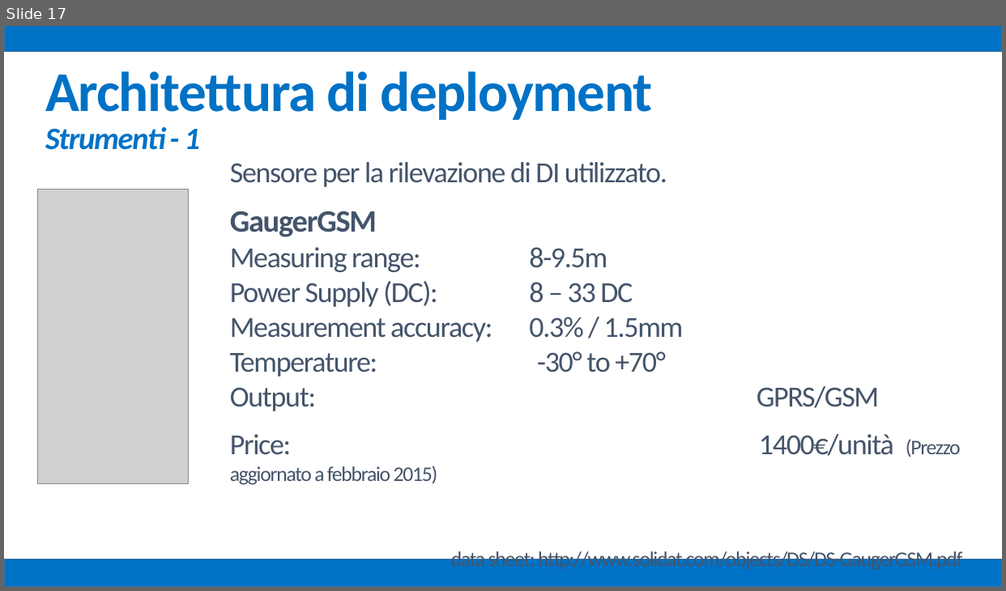
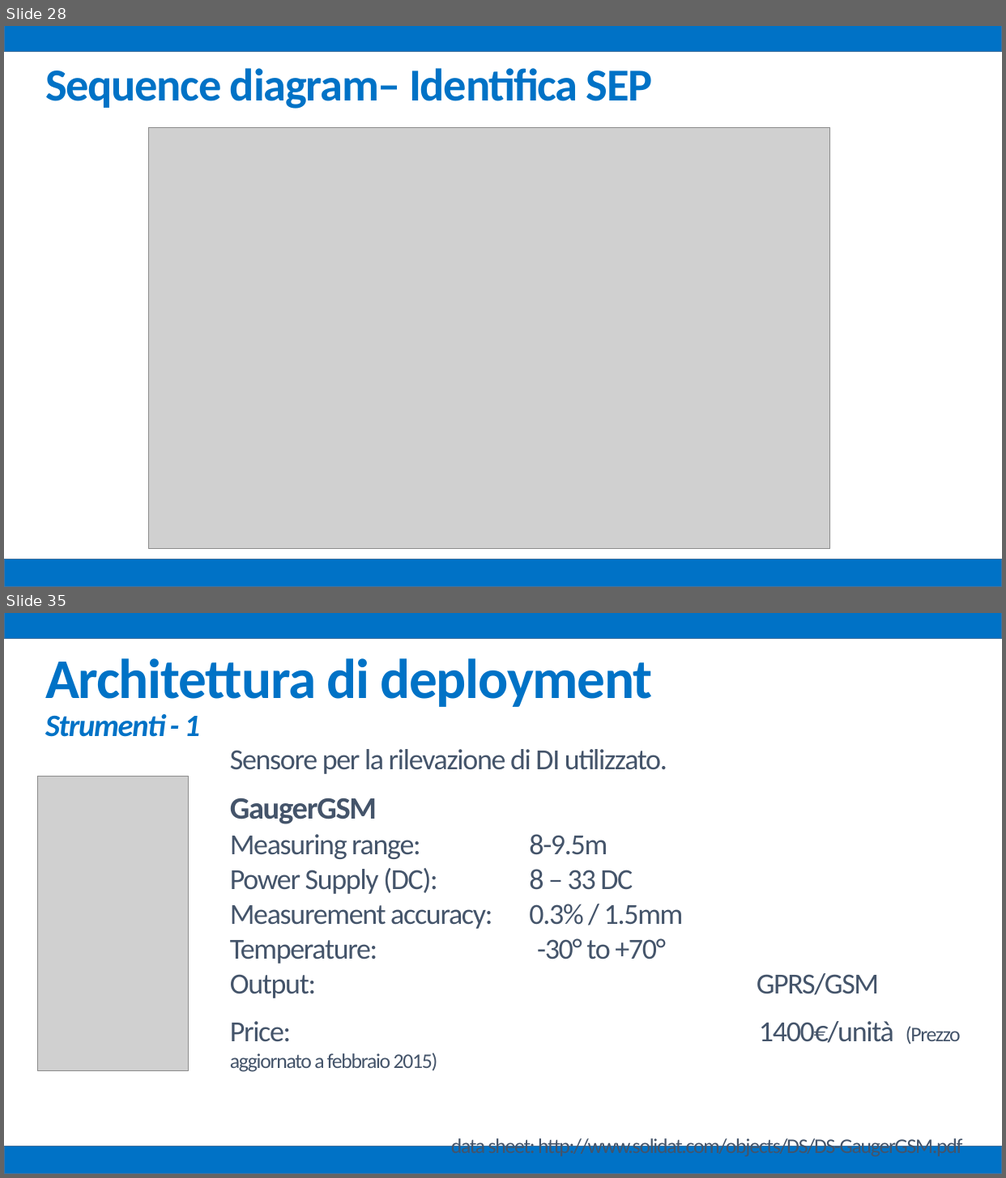
Before and after one commit to mz1991/ProgettoFebbraio2015, a slide deck: Febbraio 2015.pptx. Shown one above the other, each under a label of ours: slide 17 before the commit, slides 28 and 35 after it; the slides between them are not shown. The pictures are 1006x591 and 1006x1178 pixels, drawn with LibreOffice and Linux fonts; fonts in the diff are those of the drawing; grey boxes stand for pictures. Boxes give left, top, right and bottom in pixels: in the first picture for what was removed or moved away, otherwise in the second. Text is boxed around its words. In the diff, an @@ line names an element or a change of style, - is before the commit and + after.

```diff
--- a/Febbraio 2015.pptx
+++ b/Febbraio 2015.pptx
@@ slide 28 added at <box>4,26,1002,587</box>, background #FFFFFF @@
@@ rectangle added at <box>4,26,1002,52</box>, fill #0072C6, outline #43739E 1 pt @@
@@ text added at <box>45,68,653,109</box>, 44 pt, text #0072C6, bold @@
+Sequence diagram– Identifica SEP
@@ picture added at <box>148,128,830,549</box> @@
@@ rectangle added at <box>4,559,1002,587</box>, fill #0072C6, outline #43739E 1 pt @@
@@ what was slide 17 is now slide 35 @@
```
Also in this commit, not shown: 2 slides changed, 18 other slides added, 6 other files.
